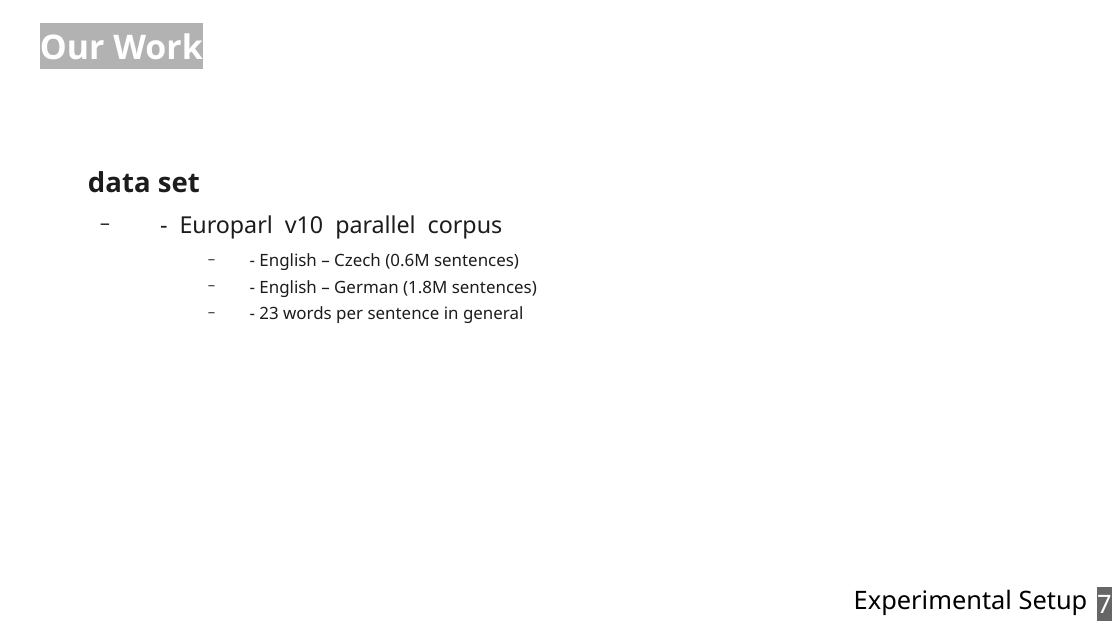
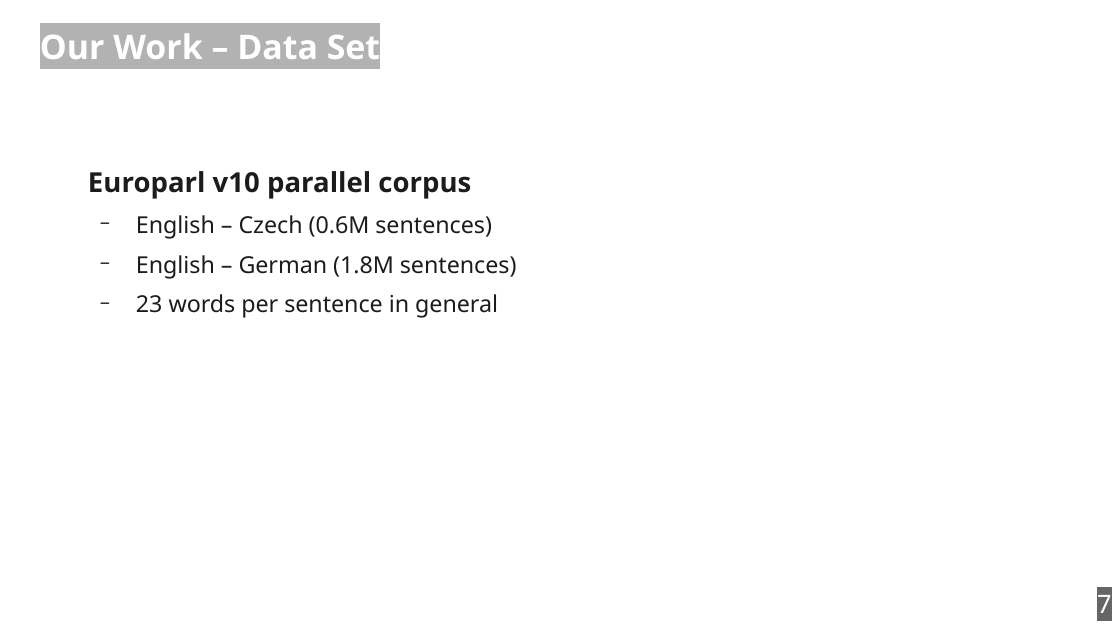
Before and after one commit to zouharvi/reference-mt-distill, a slide deck: slide 7 of meta/final_presentation.odp. Drawn at 1120x630 pixels with LibreOffice and Linux fonts; fonts in the diff are those of the drawing. Boxes give left, top, right and bottom in pixels: in the first picture for what was removed or moved away, otherwise in the second. Text is boxed around its words. In the diff, an @@ line names an element or a change of style, - is before the commit and + after.

```diff
--- a/meta/final_presentation.odp
+++ b/meta/final_presentation.odp
@@ title at (x1=40, y1=33, x2=380, y2=59): text changed @@
-Our Work
+Our Work – Data Set
@@ text at (x1=88, y1=171, x2=517, y2=318): text changed; size 12 to 16.5 pt @@
-data set
-  − - Europarl v10 parallel corpus
-      − - English – Czech (0.6M sentences)
-      − - English – German (1.8M sentences)
-      − - 23 words per sentence in general
+Europarl v10 parallel corpus
+  − English – Czech (0.6M sentences)
+  − English – German (1.8M sentences)
+  − 23 words per sentence in general
@@ text removed at (x1=854, y1=589, x2=1088, y2=615) @@
-Experimental Setup
```
Also in this commit, not shown: 18 other slides changed.
